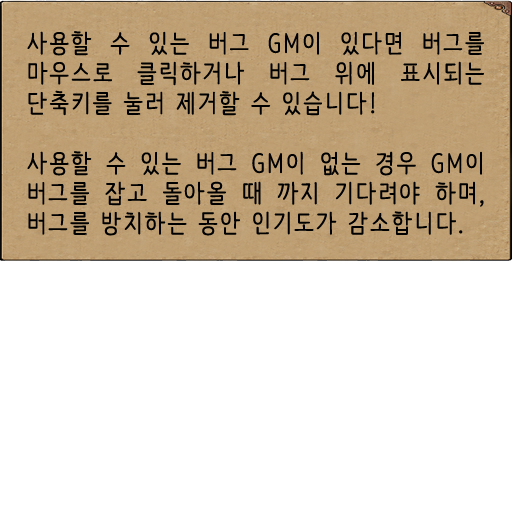
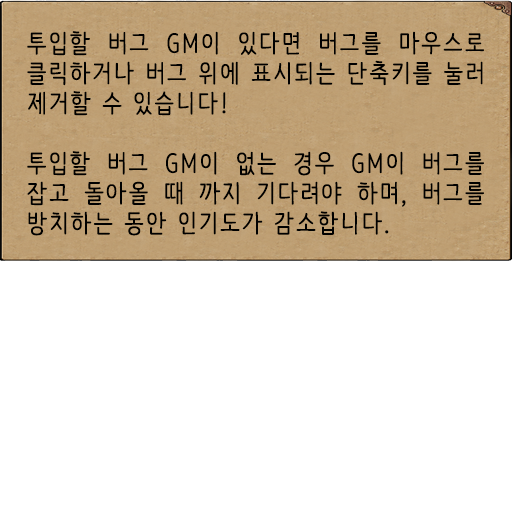
Layered file, before and after one edit (512×512). Changes by layer:
renamed "사용할 수 있는 버그 GM이 있다면 버그를 마우스로 클릭하거나 버그 위에 표시되는 단축키를 눌러 제거할 수 있습니" to "투입할 버그 GM이 있다면 버그를 마우스로 클릭하거나 버그 위에 표시되는 단축키를 눌러 제거할 수 있습니다! 투", painted on it over [left=27, top=31, right=484, bottom=236]
